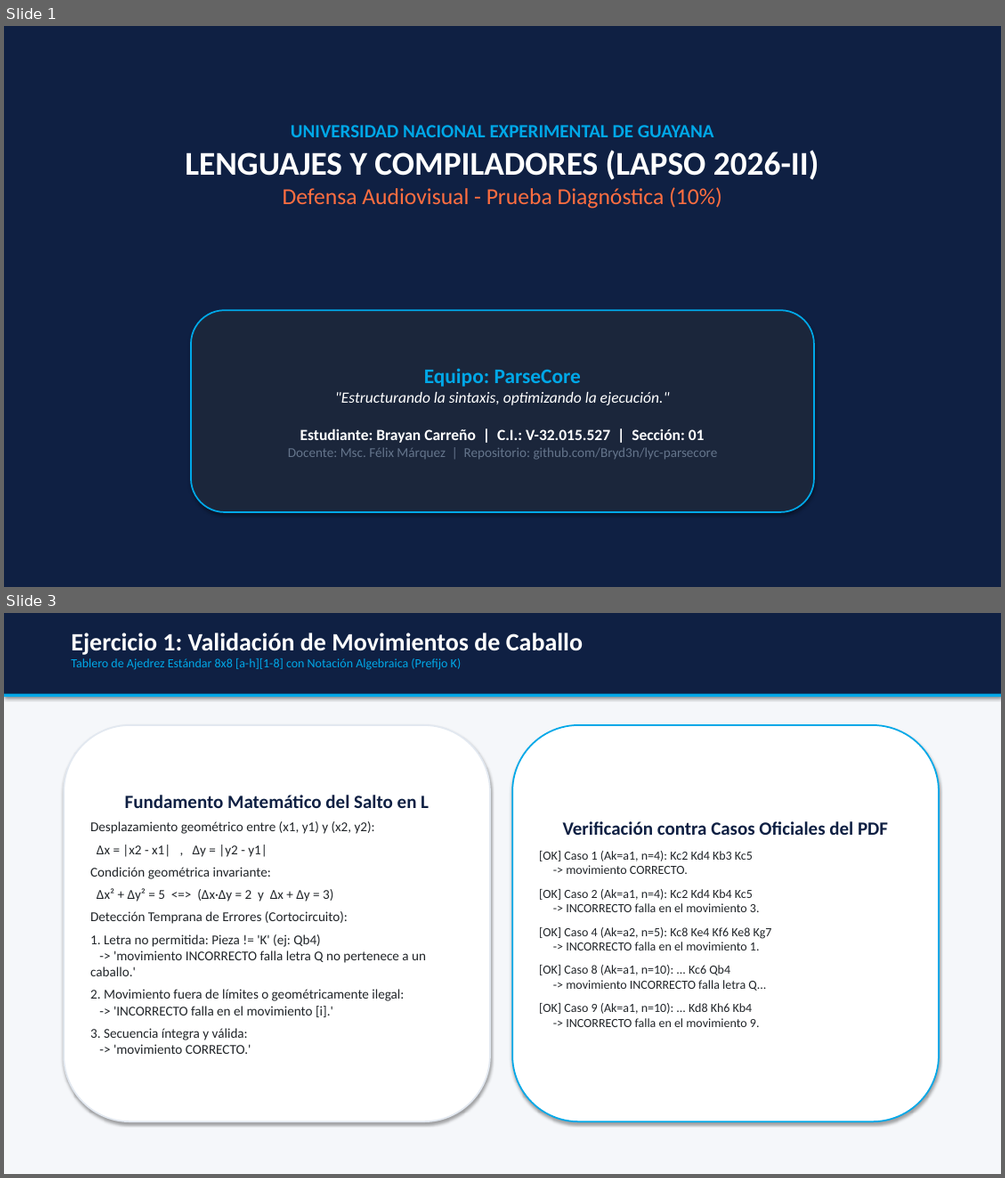
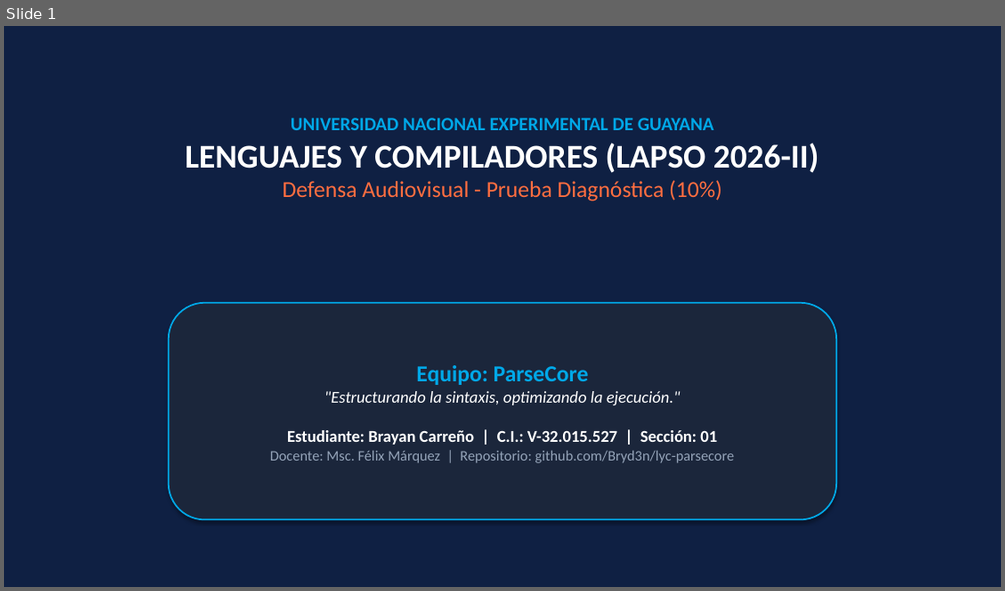
Before and after one commit to Bryd3n/lyc-parsecore, a slide deck: PRUEBA DIAGNOSTICA/Brayan_Carreno/Presentacion_Defensa_Prueba_Diagnostica_ParseCore.pptx. Shown one above the other, each under a label of ours: slides 1 and 3 before the commit, slide 1 after it; the slides between them are not shown. The pictures are 1005x1178 and 1005x591 pixels, drawn with LibreOffice and Linux fonts; fonts in the diff are those of the drawing. Boxes give left, top, right and bottom in pixels: in the first picture for what was removed or moved away, otherwise in the second. Text is boxed around its words. In the diff, an @@ line names an element or a change of style, - is before the commit and + after.

```diff
--- a/PRUEBA DIAGNOSTICA/Brayan_Carreno/Presentacion_Defensa_Prueba_Diagnostica_ParseCore.pptx
+++ b/PRUEBA DIAGNOSTICA/Brayan_Carreno/Presentacion_Defensa_Prueba_Diagnostica_ParseCore.pptx
@@ slide 3 removed at (4,613,1001,1174), background #FFFFFF @@
@@ rectangle removed at (4,613,1001,1174) @@
@@ rectangle removed at (4,613,1001,695) @@
@@ text removed at (71,633,582,670) @@
-Ejercicio 1: Validación de Movimientos de Caballo
-Tablero de Ajedrez Estándar 8x8 [a-h][1-8] con Notación Algebraica (Prefijo K)
@@ rectangle removed at (4,694,1001,697) @@
@@ rounded rectangle removed at (64,725,490,1121) @@
-Fundamento Matemático del Salto en L
-Desplazamiento geométrico entre (x1, y1) y (x2, y2):
-Δx = |x2 - x1| , Δy = |y2 - y1|
-Condición geométrica invariante:
-Δx² + Δy² = 5 <=> (Δx·Δy = 2 y Δx + Δy = 3)
-Detección Temprana de Errores (Cortocircuito):
-1. Letra no permitida: Pieza != 'K' (ej: Qb4)
--> 'movimiento INCORRECTO falla letra Q no pertenece a un caballo.'
-2. Movimiento fuera de límites o geométricamente ilegal:
--> 'INCORRECTO falla en el movimiento [i].'
-3. Secuencia íntegra y válida:
--> 'movimiento CORRECTO.'
@@ rounded rectangle removed at (512,725,938,1121) @@
-Verificación contra Casos Oficiales del PDF
-[OK] Caso 1 (Ak=a1, n=4): Kc2 Kd4 Kb3 Kc5
--> movimiento CORRECTO.
-[OK] Caso 2 (Ak=a1, n=4): Kc2 Kd4 Kb4 Kc5
--> INCORRECTO falla en el movimiento 3.
-[OK] Caso 4 (Ak=a2, n=5): Kc8 Ke4 Kf6 Ke8 Kg7
--> INCORRECTO falla en el movimiento 1.
-[OK] Caso 8 (Ak=a1, n=10): ... Kc6 Qb4
--> movimiento INCORRECTO falla letra Q...
-[OK] Caso 9 (Ak=a1, n=10): ... Kd8 Kh6 Kb4
--> INCORRECTO falla en el movimiento 9.
@@ slide 1 changed as well @@
@@ text "UNIVERSIDAD NACIONAL EXPERIMENTAL DE GUAYANA": place and size @@
-text "UNIVERSIDAD NACIONAL EXPERIMENTAL DE GUAYANA" at (185,125,819,208)
+text "UNIVERSIDAD NACIONAL EXPERIMENTAL DE GUAYANA" at (185,118,819,201)
@@ rounded rectangle "Equipo: ParseCore": place and size @@
-rounded rectangle "Equipo: ParseCore" at (191,310,814,512)
+rounded rectangle "Equipo: ParseCore" at (169,303,836,520)
@@ rounded rectangle "Equipo: ParseCore" at (169,303,836,520): size 20 to 22 pt in "Equipo: ParseCore"; size 15 to 16 pt in ""Estructurando la sintaxis, optimizando la ejecución."", "Estudiante: Brayan Carreño | C.I.: V-32.015.527 | ..."; size 13 to 14 pt, text colour #64748B to #94A3B8 in "Docente: Msc. Félix Márquez | Repositorio: github.com/Bryd3n ..." @@
```
Also in this commit, not shown: 1 other slide changed, 6 other slides removed, 2 other files.
